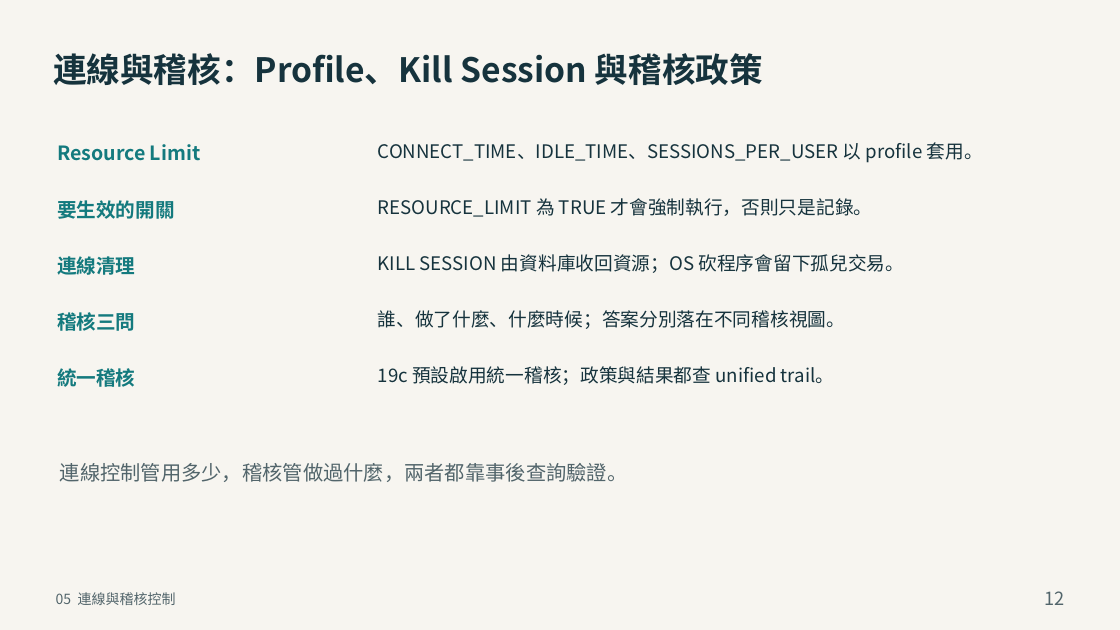
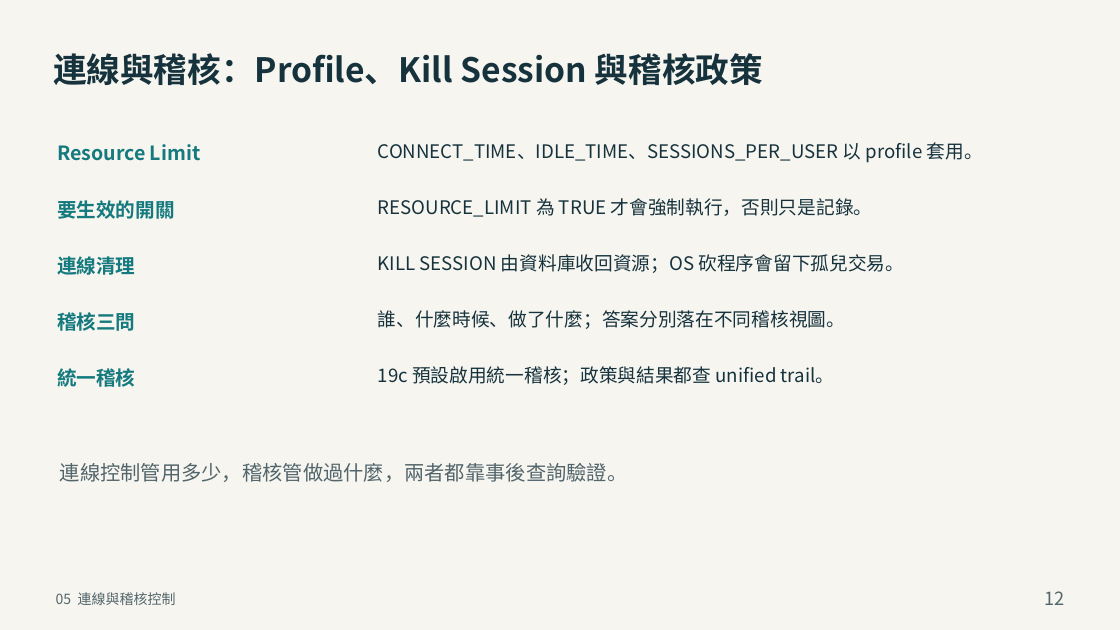
Before and after one commit to YouAreTheBlueSky/Oracle-DBA-Training-Docs, a slide deck: slide 12 of deliver_beginner/05_Oracle_DBA_安全性管理.pptx. Drawn at 1120x630 pixels with LibreOffice and Linux fonts; fonts in the diff are those of the drawing. Boxes give left, top, right and bottom in pixels: in the first picture for what was removed or moved away, otherwise in the second. Text is boxed around its words. In the diff, an @@ line names an element or a change of style, - is before the commit and + after.

```diff
--- a/deliver_beginner/05_Oracle_DBA_安全性管理.pptx
+++ b/deliver_beginner/05_Oracle_DBA_安全性管理.pptx
@@ text at (x1=378, y1=310, x2=845, y2=329): text changed @@
-誰、做了什麼、什麼時候；答案分別落在不同稽核視圖。
+誰、什麼時候、做了什麼；答案分別落在不同稽核視圖。
```
Also in this commit, not shown: 4 other slides changed, 7 other files.
